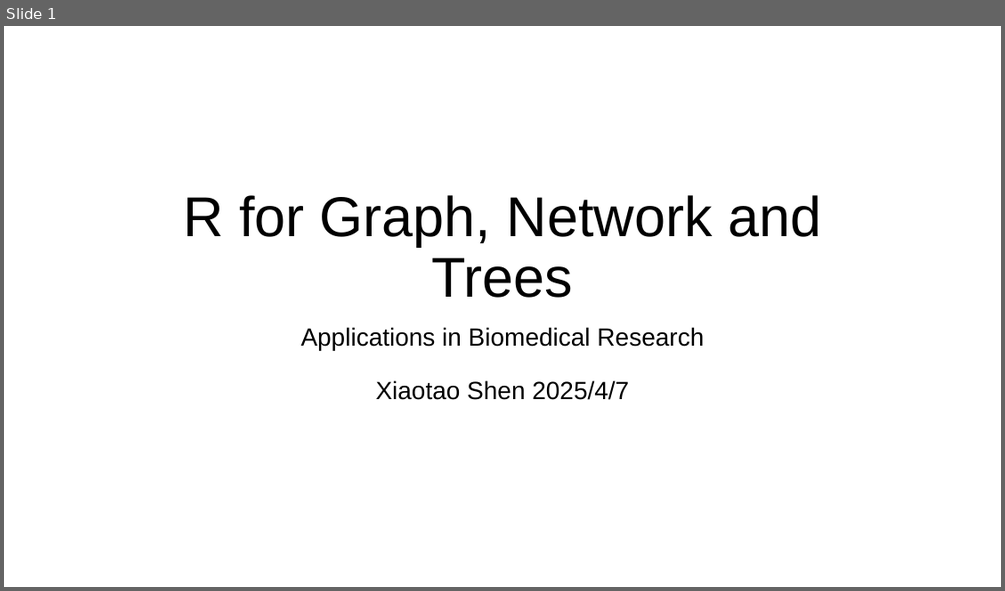
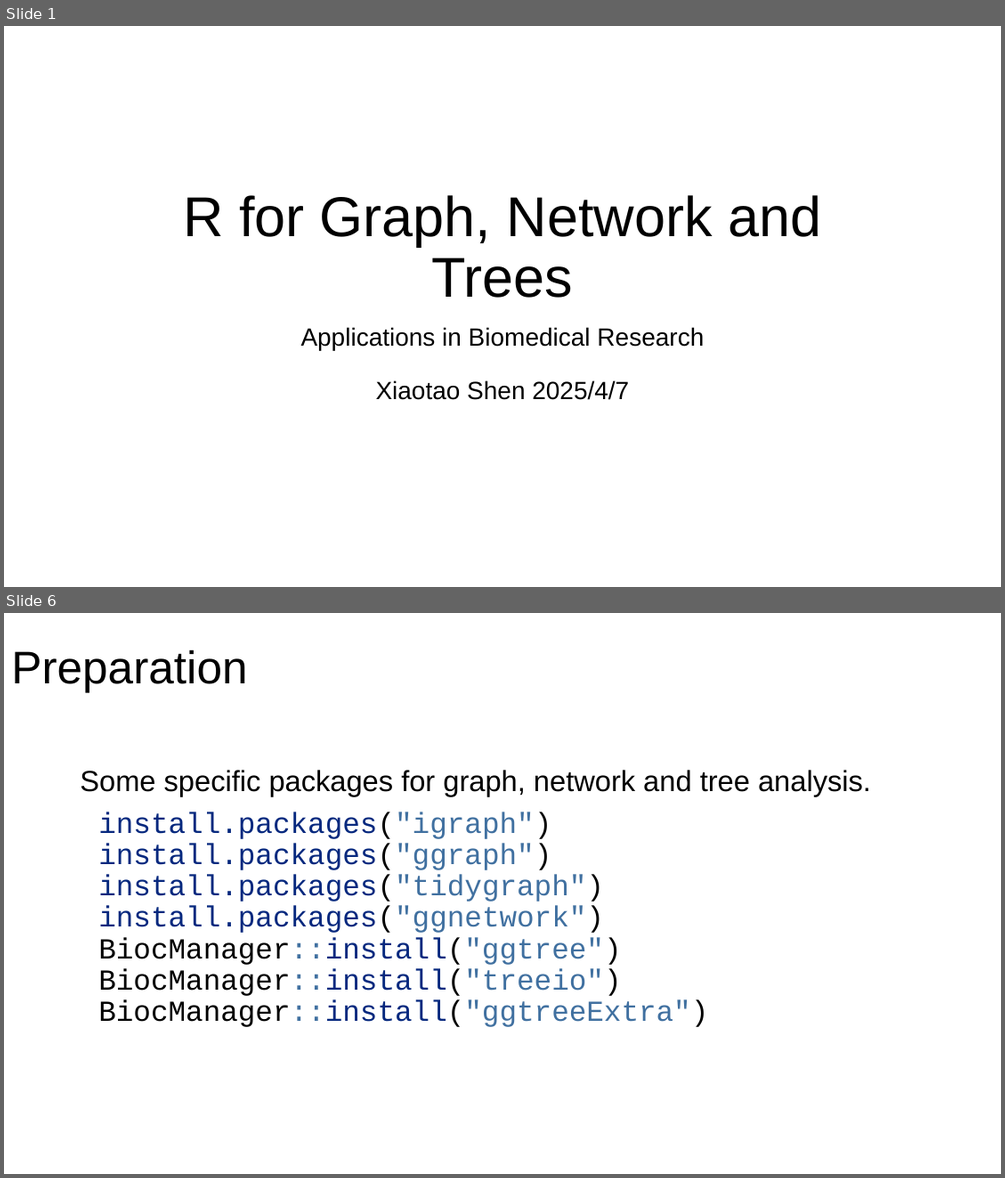
Before and after one commit to jaspershen-lab/MD7115-NTU, a slide deck: 3_materials/MD7115-Xiaotao.pptx. Shown one above the other, each under a label of ours: slide 1 before the commit, slides 1 and 6 after it; the slides between them are not shown. The pictures are 1005x591 and 1005x1178 pixels, drawn with LibreOffice and Linux fonts; fonts in the diff are those of the drawing; background and template pictures are left out. Boxes give left, top, right and bottom in pixels: in the first picture for what was removed or moved away, otherwise in the second. Text is boxed around its words. In the diff, an @@ line names an element or a change of style, - is before the commit and + after.

```diff
--- a/3_materials/MD7115-Xiaotao.pptx
+++ b/3_materials/MD7115-Xiaotao.pptx
@@ slide 6 added at [4,613,1001,1174], background #FFFFFF @@
@@ title added at [11,649,247,692], 44 pt, text #000000 @@
+Preparation
@@ text added at [80,770,871,1027], 28 pt, text #000000 @@
+Some specific packages for graph, network and tree analysis.
+install.packages("igraph")
+install.packages("ggraph")
+install.packages("tidygraph")
+install.packages("ggnetwork")
+BiocManager::install("ggtree")
+BiocManager::install("treeio")
+BiocManager::install("ggtreeExtra")
```
Also in this commit, not shown: 5 other slides added, 3 slides removed, 4 other files.
